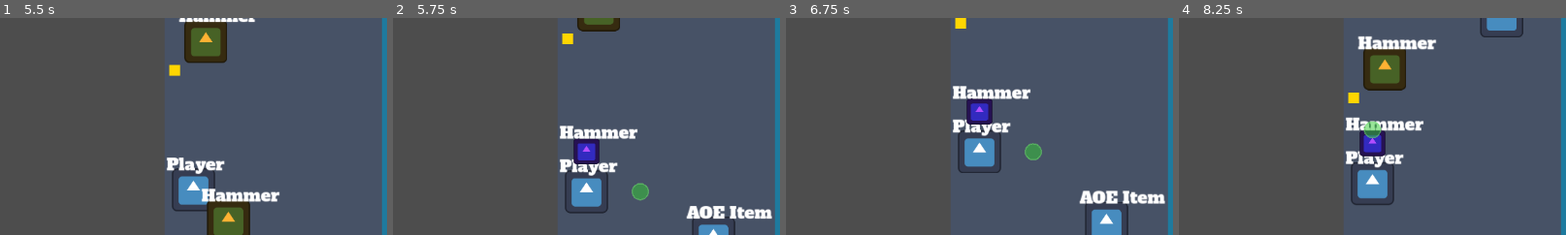
Above: before the commit, frames 1-4 (left to right).
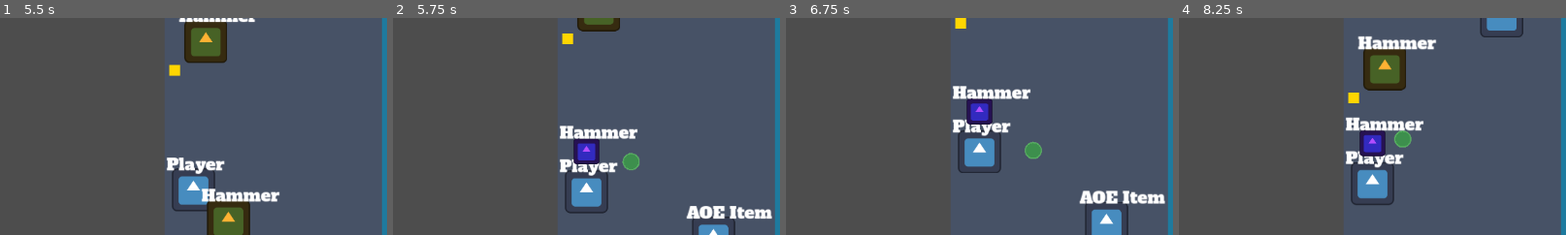
Above: after the commit, the same moments.

Repository: poga/dark-sea
Game: Godot game, scene res://scenes/game/main.tscn
The game is run twice, just before and just after one commit, with the same random seed, the same clock (stepped at 60 frames per second) and the same inputs. The project has no main scene, so this scene is started directly. The engine's default icon, where the game draws it, is replaced by a stand-in: a white triangle on a blue panel in a dark square.
Inputs (mouse positions are % of the whole screen's width and height, from its top left):
- Up to frame 1 (5.5 s): tap Enter at 0.5 s; move the mouse to (72, 45) at 0.52 s; press the mouse at (72, 45) at 0.53 s; hold D (move_right) 0.53-1.25 s; release the mouse at (72, 45) at 1.25 s; drag from (30, 55) to (6, 50) at 1.27 s; move the mouse to (60, 28) at 2.02 s; hold D (move_right) 2.03-2.75 s; tap Alt at 2.1, 5.1 s; drag from (45, 70) to (53, 50) at 2.77 s; move the mouse to (80, 65) at 3.52 s; press the mouse at (80, 65) at 3.53 s; hold A (move_left) 3.53-4.25 s; release the mouse at (80, 65) at 4.25 s; drag from (20, 35) to (60, 50) at 4.27 s; move the mouse to (55, 50) at 5.02 s; hold S (move_down) from 5.03 s (still down); click (55, 50) at 5.17 s
- Up to frame 2 (5.75 s): keep holding S (move_down)
- Up to frame 3 (6.75 s): release S (move_down) at 5.75 s; drag from (35, 25) to (50, 47) at 5.77 s; move the mouse to (72, 45) at 6.52 s; press the mouse at (72, 45) at 6.53 s; hold W (move_up) from 6.53 s (still down)
- Up to frame 4 (8.25 s): release W (move_up) at 7.25 s; release the mouse at (72, 45) at 7.25 s; drag from (30, 55) to (64, 44) at 7.27 s; move the mouse to (60, 28) at 8.02 s; hold S (move_down) from 8.03 s (still down); tap Alt at 8.1 s
The pictures show only the part of the screen within x 25-75%, y 16-65%; the shares and areas given below are measured in that part.

Frame 1 is identical in both runs. In frame 2, 0.6% of the frame differs, in the area x 59-67%, y 62-85%; in frame 3, 0.1%; in frame 4, 0.6%.

Commit message:
feat: replace cardinal snapping with continuous facing direction
Co-Authored-By: Claude Opus 4.6 <noreply@anthropic.com>

Diff:
--- a/scenes/player/player.gd
+++ b/scenes/player/player.gd
@@ -22,7 +22,7 @@
 	var look: Vector2 = Input.get_vector("look_left", "look_right", "look_up", "look_down")
 	if look.is_zero_approx():
 		look = get_global_mouse_position() - global_position
-	facing_direction = snap_to_cardinal(look)
+	update_facing(look)
 
 	# Update drop preview
 	var preview: Node2D = $DropPreview
@@ -35,13 +35,9 @@
 	else:
 		preview.visible = false
 
-func snap_to_cardinal(raw: Vector2) -> Vector2:
-	if raw.is_zero_approx():
-		return facing_direction
-	if absf(raw.x) >= absf(raw.y):
-		return Vector2.RIGHT if raw.x >= 0 else Vector2.LEFT
-	else:
-		return Vector2.DOWN if raw.y >= 0 else Vector2.UP
+func update_facing(raw: Vector2) -> void:
+	if not raw.is_zero_approx():
+		facing_direction = raw.normalized()
 
 func _unhandled_input(event: InputEvent):
 	if event.is_action_pressed("use"):
